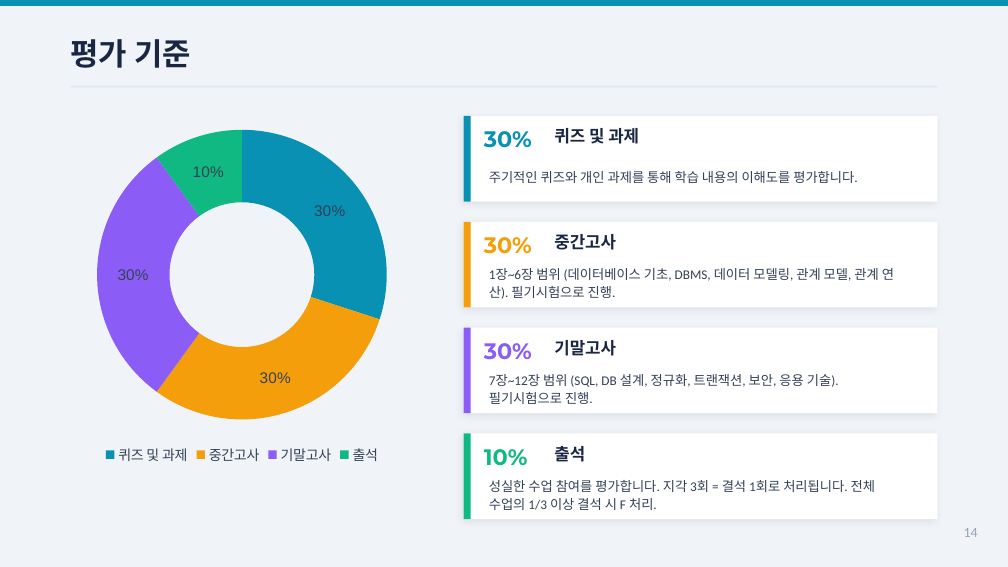
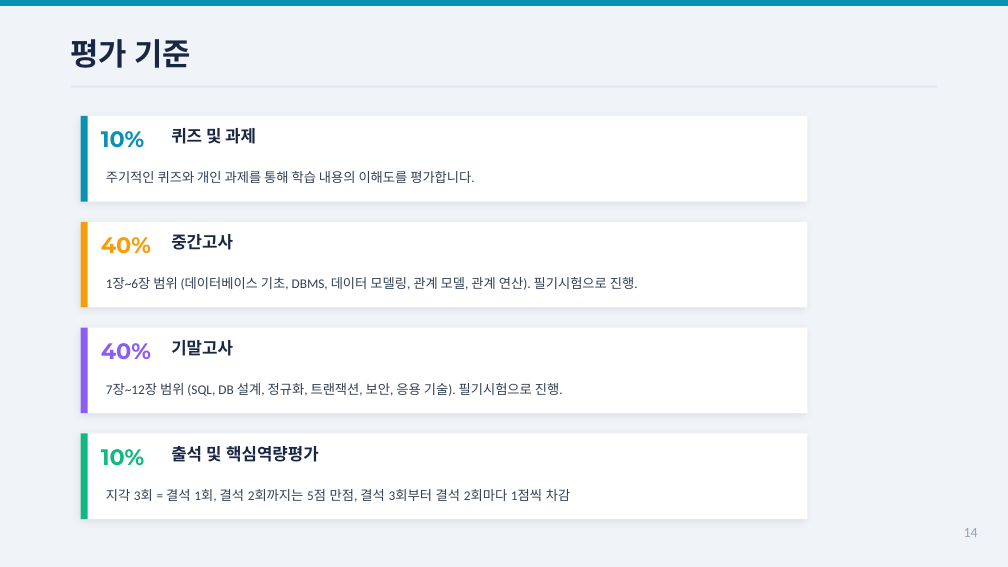
Before and after one commit to Sangdon-Park/Sangdon-Park.github.io, a slide deck: slide 14 of data/DB시스템/0장_데이터베이스시스템_Preview.pptx. Drawn at 1008x567 pixels with LibreOffice and Linux fonts; fonts in the diff are those of the drawing. Boxes give left, top, right and bottom in pixels: in the first picture for what was removed or moved away, otherwise in the second. Text is boxed around its words. In the diff, an @@ line names an element or a change of style, - is before the commit and + after.

```diff
--- a/data/DB시스템/0장_데이터베이스시스템_Preview.pptx
+++ b/data/DB시스템/0장_데이터베이스시스템_Preview.pptx
@@ doughnut chart removed at <box>50,116,433,469</box> @@
-categories: 퀴즈 및 과제, 중간고사, 기말고사, 출석
-Series 1: 30, 30, 30, 10
@@ rectangle: place and size @@
-rectangle at <box>464,116,937,202</box>
+rectangle at <box>81,116,807,202</box>
@@ text added at <box>101,131,145,148</box>, 16 pt, text #0891B2, bold @@
+10%
@@ text removed at <box>484,131,532,148</box> @@
-30%
@@ text "주기적인 퀴즈와 개인 과제를 통해 ...": place and size @@
-text "주기적인 퀴즈와 개인 과제를 통해 ..." at <box>489,171,858,183</box>
+text "주기적인 퀴즈와 개인 과제를 통해 ..." at <box>106,171,475,183</box>
@@ rectangle: place and size @@
-rectangle at <box>464,222,937,307</box>
+rectangle at <box>81,222,807,307</box>
@@ text added at <box>101,237,151,254</box>, 16 pt, text #F59E0B, bold @@
+40%
@@ text removed at <box>484,237,532,254</box> @@
-30%
@@ text "1장~6장 범위 (데이터베이스 기초, DBMS, ..." rewrapped from <box>489,268,894,299</box> to <box>106,277,638,290</box> @@
@@ rectangle: place and size @@
-rectangle at <box>464,328,937,413</box>
+rectangle at <box>81,328,807,413</box>
@@ text added at <box>101,343,151,359</box>, 16 pt, text #8B5CF6, bold @@
+40%
@@ text removed at <box>484,343,532,359</box> @@
-30%
@@ text "7장~12장 범위 (SQL, DB 설계, ..." rewrapped from <box>489,374,839,404</box> to <box>106,383,563,396</box> @@
@@ 4 texts, 4 rectangles: place and size @@
-4 texts, 4 rectangles at <box>464,116,639,519</box>
+4 texts, 4 rectangles at <box>81,116,256,519</box>
@@ rectangle: place and size @@
-rectangle at <box>464,433,937,519</box>
+rectangle at <box>81,433,807,519</box>
@@ text at <box>171,446,319,462</box>: text changed @@
-출석
+출석 및 핵심역량평가
@@ text at <box>106,489,570,502</box>: text changed @@
-성실한 수업 참여를 평가합니다. 지각 3회 = 결석 1회로 처리됩니다. 전체 수업의 1/3 이상 결석 시 F 처리.
+지각 3회 = 결석 1회, 결석 2회까지는 5점 만점, 결석 3회부터 결석 2회마다 1점씩 차감
```
Also in this commit, not shown: 29 other files.
